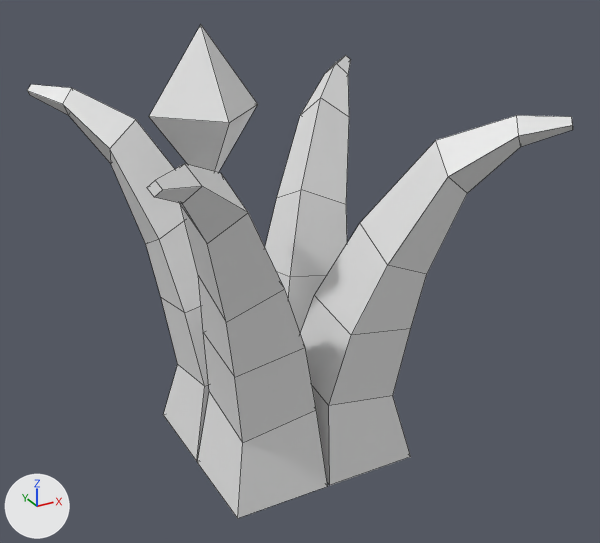
Renders of the Blender file src/main/resources/assets/esotericraft/models/block/nexus.blend from each side of a commit.
Rendered twice from a 50 mm lens placed at (-3.8, -9.28, 7.25), pointed at (1.18, -0.24, 2.72). Arrows for +X, +Y and +Z are at lower left; the lights stay in place. Mesh edges are drawn as thin lines.

Names of what the first picture shows: 'Crystal', 'Pillars'.
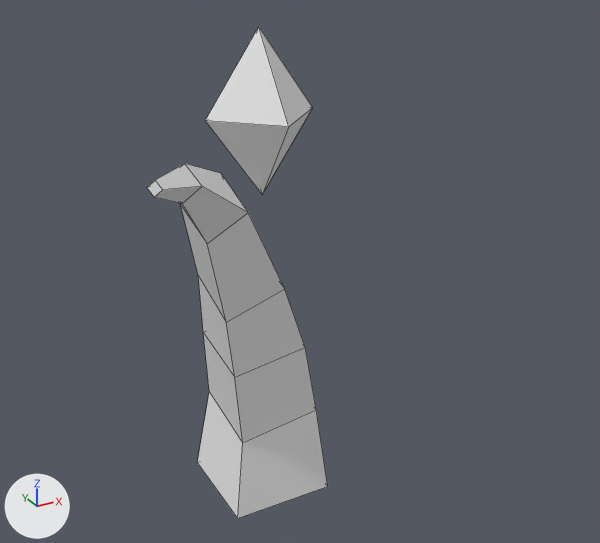
What differs and where, as boxes (x1, y1, x2, y2) in the pictures (600 x 543 px):
'Pillars', modifiers changed (67% narrower, 23% shorter): before (27, 55, 573, 519); after (147, 164, 328, 519)
'Crystal', moved: before (149, 25, 257, 172); after (205, 27, 313, 194)

Diff of the bpy script that builds the scene:
```diff
--- a/src/main/resources/assets/esotericraft/models/block/nexus.blend.py
+++ b/src/main/resources/assets/esotericraft/models/block/nexus.blend.py
@@ ob_crystal @@
 ob_crystal = bpy.data.objects.new('Crystal', me_plane_001)
-ob_crystal.location = (0.0, 0.0, 5.0)
+ob_crystal.location = (0.5, -0.5, 5.0)
 ob_crystal.rotation_euler = (0.0, 0.0, 0.785)  # degrees (0, 0, 45)
@@ ob_pillars @@
 ob_pillars.scale = (0.5, 0.5, 0.5)
-_m = ob_pillars.modifiers.new('Mirror', 'MIRROR')
-_m.use_axis = (True, True, False)
```
